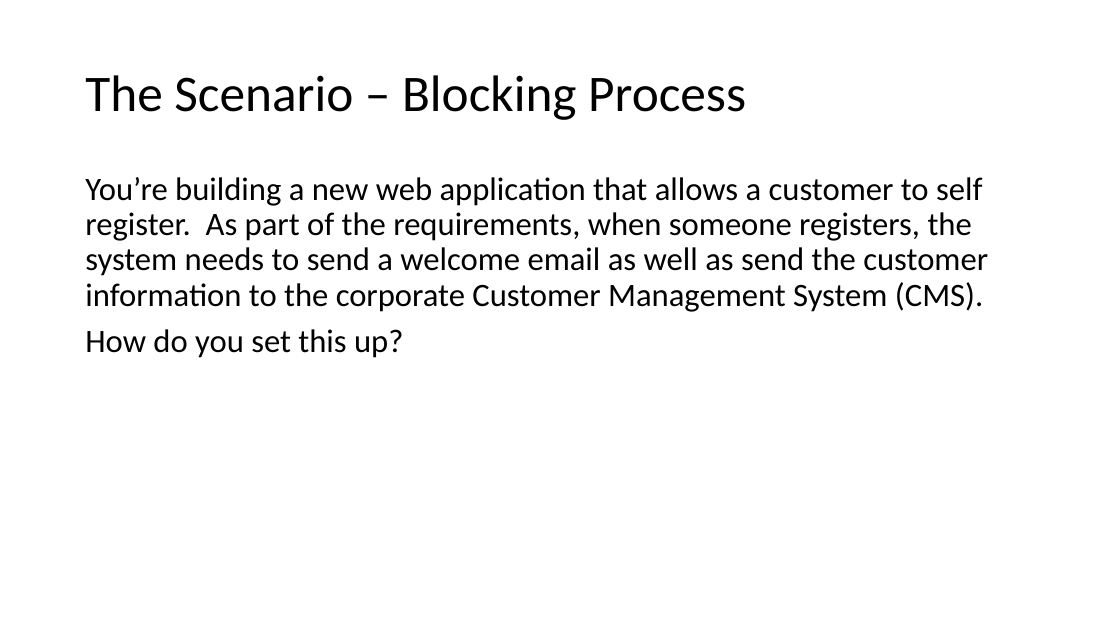
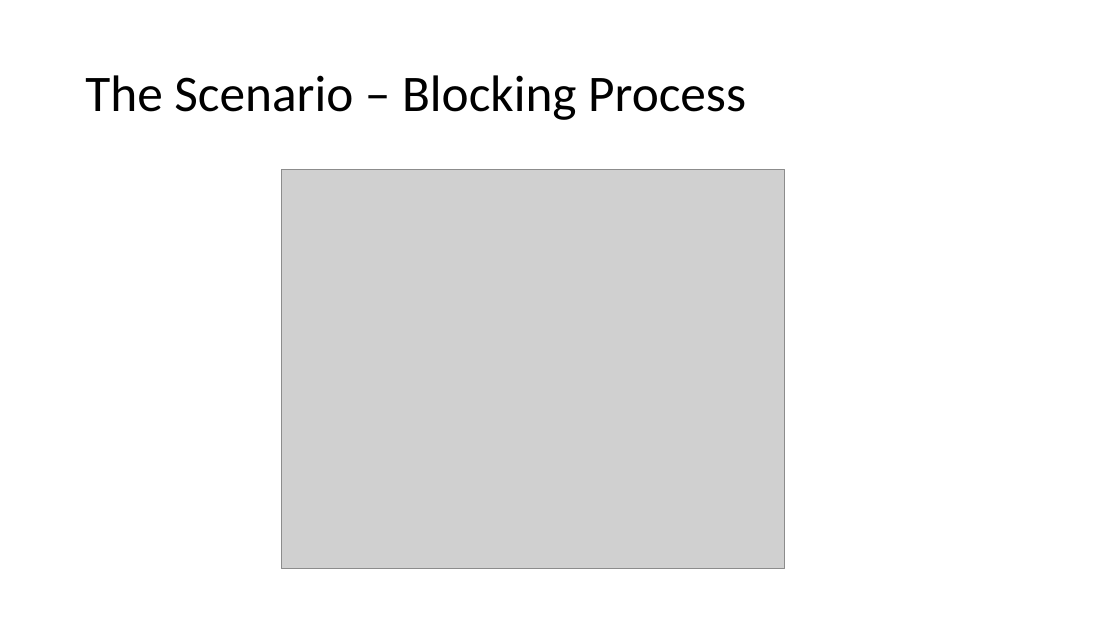
Before and after one commit to zaudtke/MessageQueuePresentation, a slide deck: slide 28 of slides/MessageQueuesPresentation.pptx (slide 29 before the commit). Drawn at 1120x630 pixels with LibreOffice and Linux fonts; fonts in the diff are those of the drawing; grey boxes stand for pictures. Boxes give left, top, right and bottom in pixels: in the first picture for what was removed or moved away, otherwise in the second. Text is boxed around its words. In the diff, an @@ line names an element or a change of style, - is before the commit and + after.

```diff
--- a/slides/MessageQueuesPresentation.pptx
+++ b/slides/MessageQueuesPresentation.pptx
@@ text removed at [85,177,988,358] @@
-You’re building a new web application that allows a customer to self register. As part of the requirements, when someone registers, the system needs to send a welcome email as well as send the customer information to the corporate Customer Management System (CMS).
-How do you set this up?
@@ picture added at [281,169,786,569] @@
```
Also in this commit, not shown: 7 other slides changed, 3 slides added, 4 slides removed.
